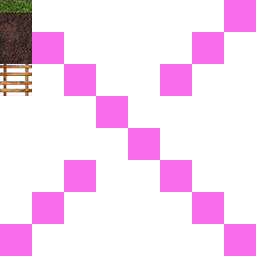
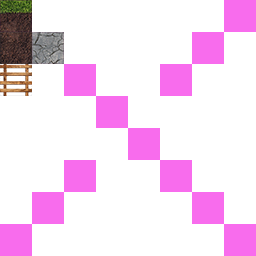
The second 256px x 256px image is a revision of the first. Changes to its layers:
added layer "Слой 18" above "Слой 14" over bbox(32, 32, 64, 64)
